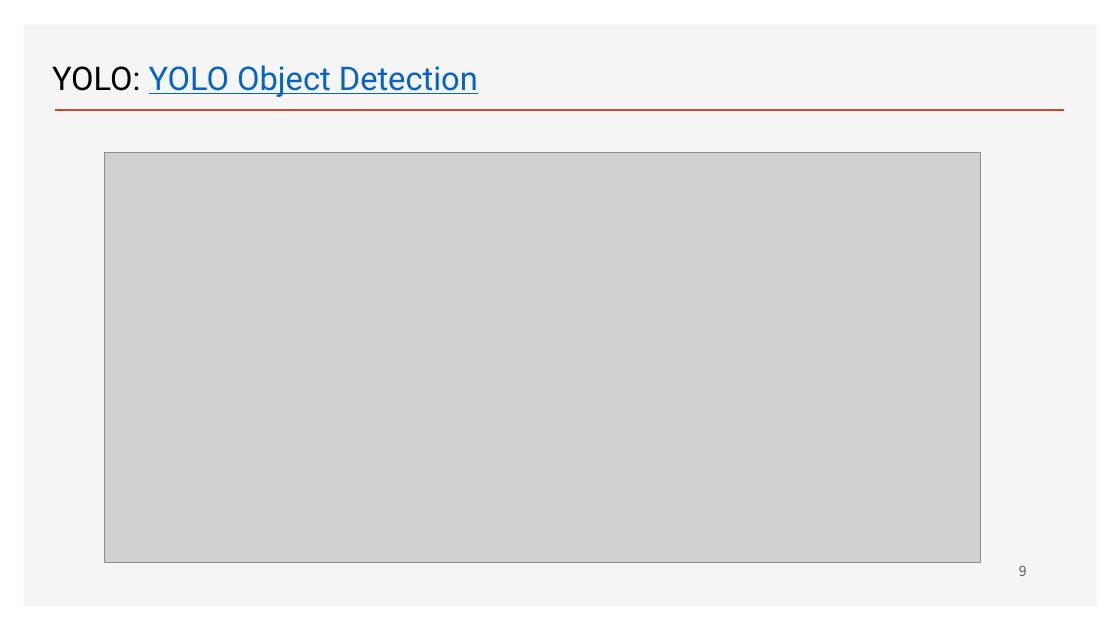
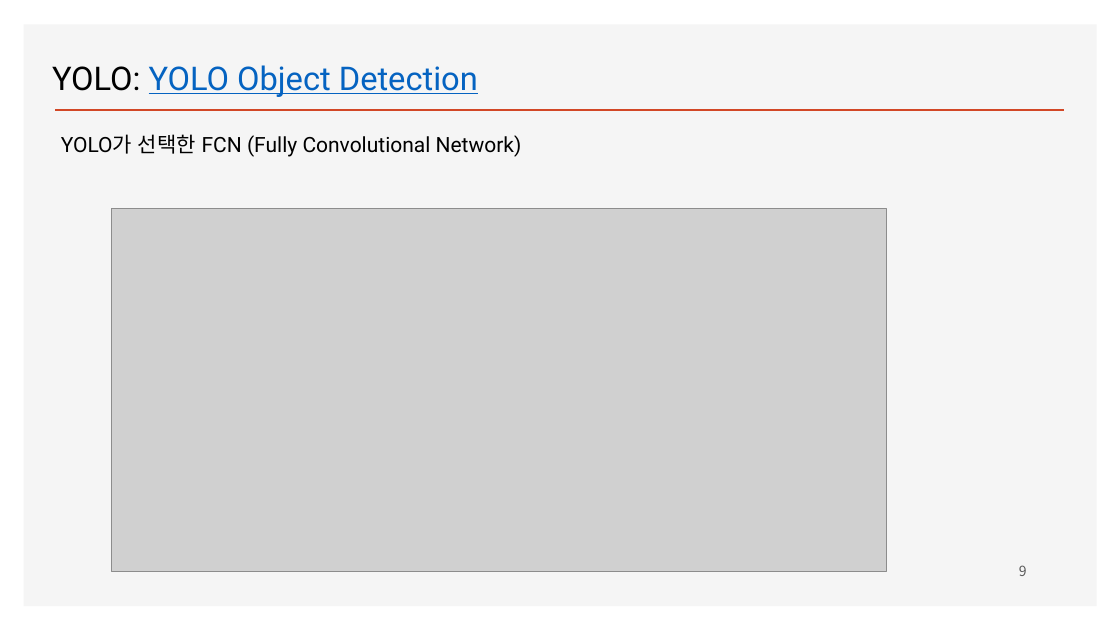
Before and after one commit to ancestor9/2026_Fall_Deep-Learning-with-Python, a slide deck: slide 9 of CNN/Object detection_YOLO.pptx. Drawn at 1120x630 pixels with LibreOffice and Linux fonts; fonts in the diff are those of the drawing; grey boxes stand for pictures; background and template pictures are left out. Boxes give left, top, right and bottom in pixels: in the first picture for what was removed or moved away, otherwise in the second. Text is boxed around its words. In the diff, an @@ line names an element or a change of style, - is before the commit and + after.

```diff
--- a/CNN/Object detection_YOLO.pptx
+++ b/CNN/Object detection_YOLO.pptx
@@ text added at box(61, 134, 522, 157), 18 pt, text #000000 @@
+YOLO가 선택한 FCN (Fully Convolutional Network)
@@ picture: place and size @@
-picture at box(104, 153, 981, 563)
+picture at box(111, 208, 886, 571)
```
Also in this commit, not shown: 2 other slides changed, 3 slides added.
